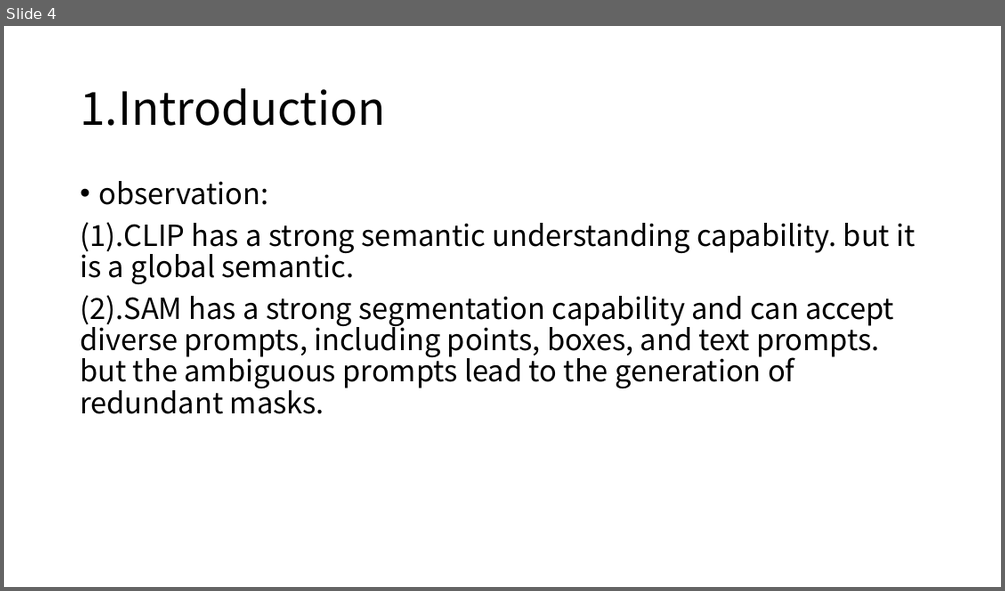
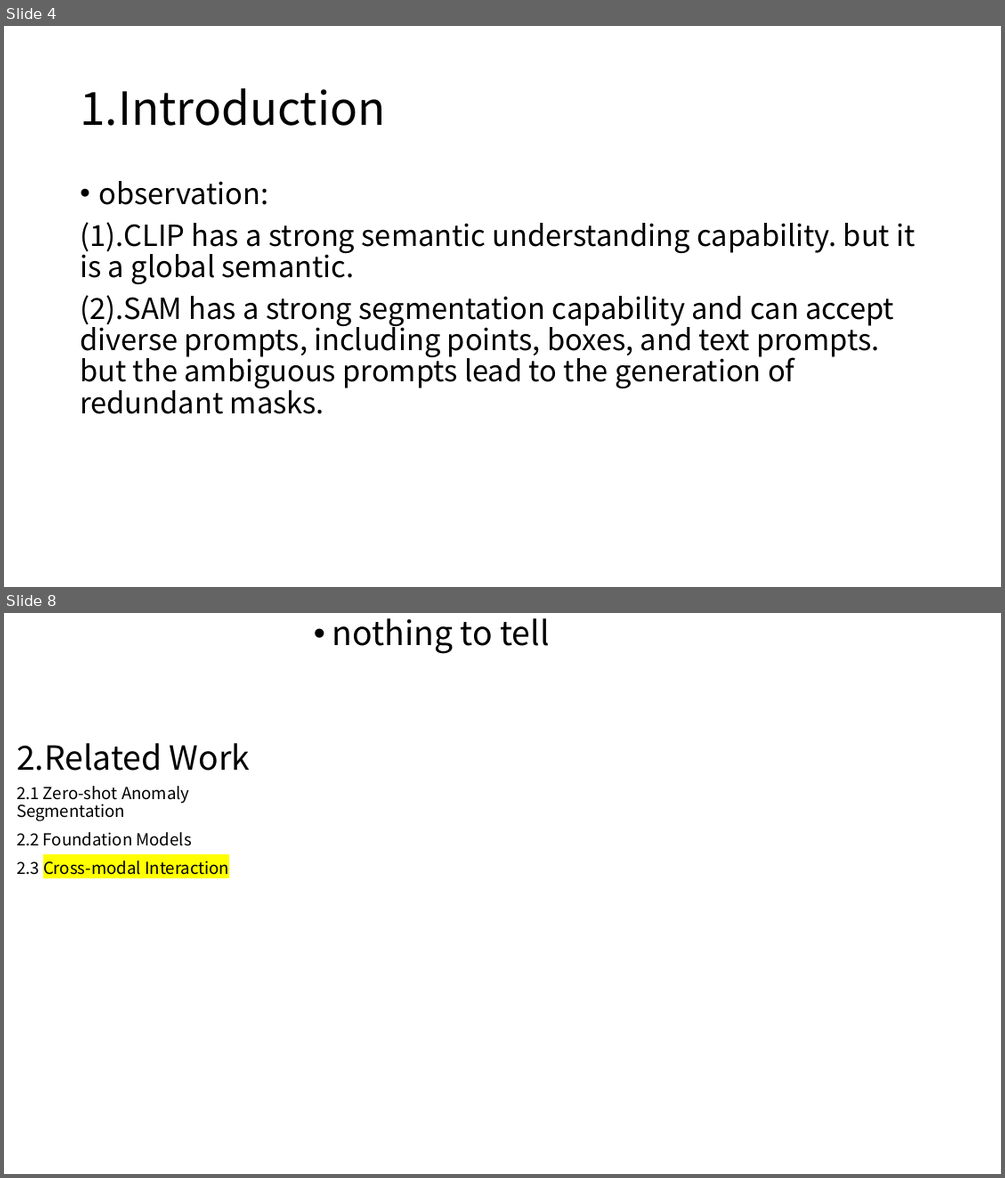
Before and after one commit to wushengxin2012/fileRepository, a slide deck: SAM-CLIP-2401.12665v2.pptx. Shown one above the other, each under a label of ours: slide 4 before the commit, slides 4 and 8 after it; the slides between them are not shown. The pictures are 1005x591 and 1005x1178 pixels, drawn with LibreOffice and Linux fonts; fonts in the diff are those of the drawing. Boxes give left, top, right and bottom in pixels: in the first picture for what was removed or moved away, otherwise in the second. Text is boxed around its words. In the diff, an @@ line names an element or a change of style, - is before the commit and + after.

```diff
--- a/SAM-CLIP-2401.12665v2.pptx
+++ b/SAM-CLIP-2401.12665v2.pptx
@@ slide 8 added at (4,613,1001,1174), background #FFFFFF @@
@@ text added at (332,618,549,654), 32 pt, text #000000 @@
+• nothing to tell
@@ title added at (16,743,251,771), 32 pt, text #000000 @@
+2.Related Work
@@ text added at (16,786,229,875), 16 pt, text #000000 @@
+2.1 Zero-shot Anomaly Segmentation
+2.2 Foundation Models
+2.3 Cross-modal Interaction
```
Also in this commit, not shown: 7 other slides added, 2 other files.
